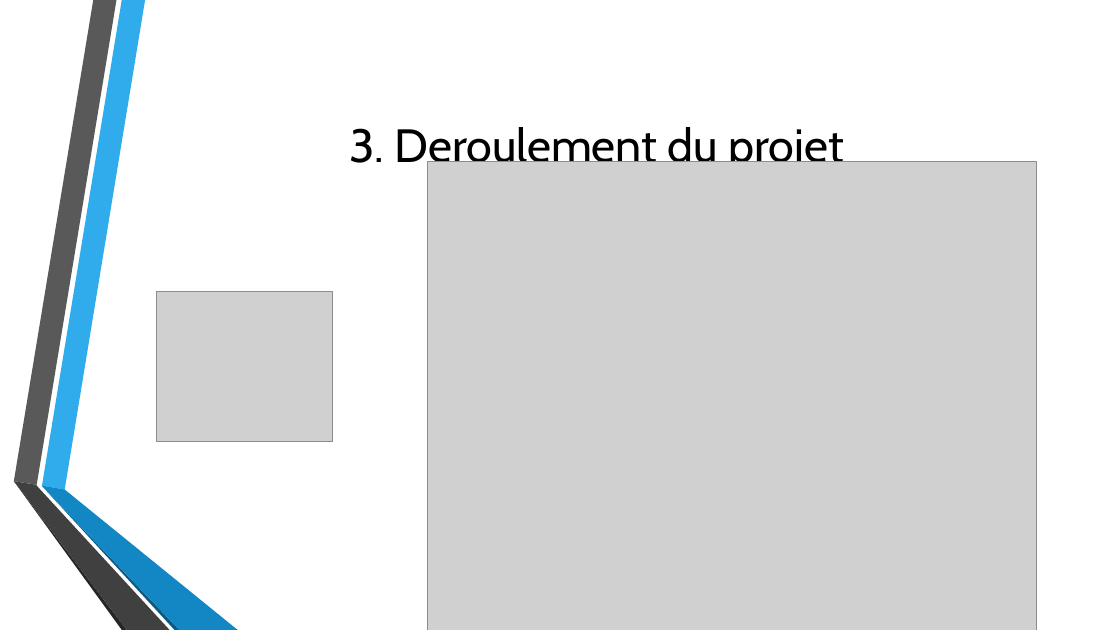
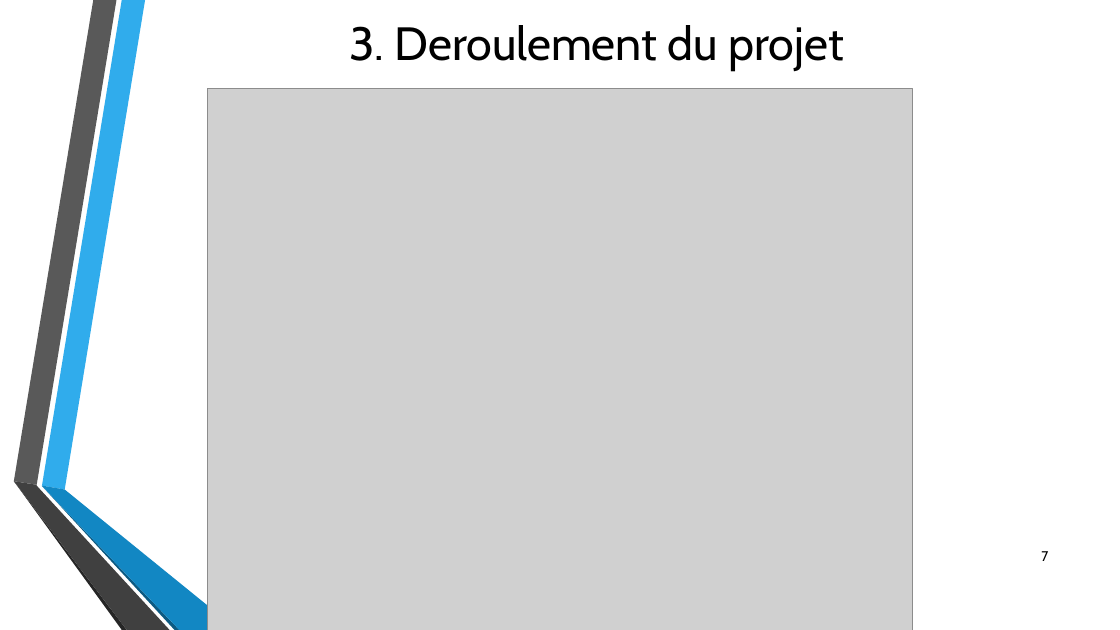
Before and after one commit to davidrubino/cmdb, a slide deck: slide 7 of report/cmdb.pptx (slide 8 before the commit). Drawn at 1120x630 pixels with LibreOffice and Linux fonts; fonts in the diff are those of the drawing; grey boxes stand for pictures; background and template pictures are left out. Boxes give left, top, right and bottom in pixels: in the first picture for what was removed or moved away, otherwise in the second. Text is boxed around its words. In the diff, an @@ line names an element or a change of style, - is before the commit and + after.

```diff
--- a/report/cmdb.pptx
+++ b/report/cmdb.pptx
@@ title "3. Deroulement du projet" moved from (x1=349, y1=127, x2=844, y2=173) to (x1=349, y1=25, x2=844, y2=72) @@
@@ picture resized from (x1=428, y1=162, x2=1037, y2=630) to (x1=208, y1=88, x2=912, y2=630) @@
@@ picture removed at (x1=156, y1=292, x2=332, y2=441) @@
@@ page number added at (x1=1041, y1=551, x2=1048, y2=561), 12 pt, text #000000 @@
+7
```
Also in this commit, not shown: 16 other slides changed, 1 slide removed, 3 other files.
